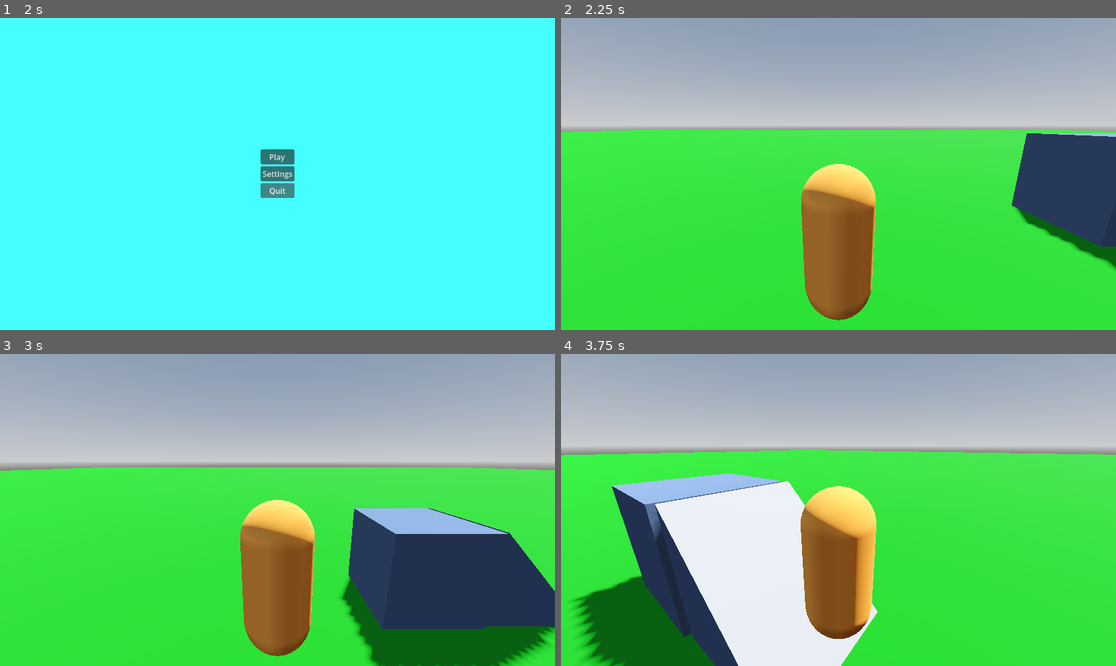
Above: before the commit, frames 1-4 (two rows, left to right).
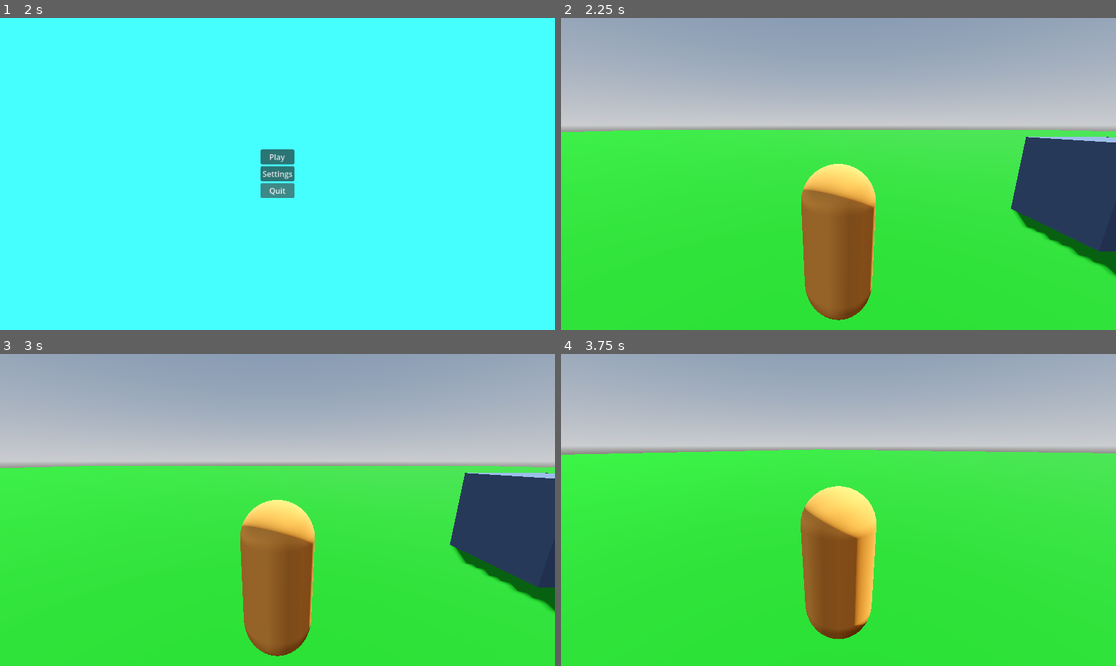
Above: after the commit, the same moments.

Repository: Raidiniom/EscapeFromIserlohn
Game: Godot game, scene res://scenes/main_menu.tscn
The game is run twice, just before and just after one commit, with the same random seed, the same clock (stepped at 60 frames per second) and the same inputs.
Inputs (mouse positions are in pixels of both pictures, inside the frame that each line leads up to):
- Up to frame 1 (2 s): click "Settings" at 0.5 s; click "<- Back" at 1.25 s
- Up to frame 2 (2.25 s): click "Play" at 2 s
- Up to frame 3 (3 s): tap Enter at 2.75 s; move the mouse to (399, 494) at 2.77 s; hold D (right, bound only before the commit) from 2.78 s (still down); tap Space (jump, bound only before the commit) at 2.85 s; click (399, 494) at 2.92 s
- Up to frame 4 (3.75 s): tap Space (jump, bound only before the commit) at 3.02, 3.32, 3.6 s; move the mouse to (810, 510) at 3.52 s; release D (right, bound only before the commit) at 3.53 s; hold W (forward, bound only before the commit) from 3.53 s (still down)

Frame 1 is identical in both runs. In frame 2, 1.1% of the frame differs, in the area x 2-100%, y 35-83%; in frame 3, 19%; in frame 4, 22%, in the area x 0-100%, y 30-100%.

Commit message:
Arranging Files

Diff:
--- a/escape-from-iserlohn/project.godot
+++ b/escape-from-iserlohn/project.godot
@@ -19,28 +19,15 @@
 
 forward={
 "deadzone": 0.2,
-"events": [Object(InputEventKey,"resource_local_to_scene":false,"resource_name":"","device":-1,"window_id":0,"alt_pressed":false,"shift_pressed":false,"ctrl_pressed":false,"meta_pressed":false,"pressed":false,"keycode":0,"physical_keycode":87,"key_label":0,"unicode":119,"location":0,"echo":false,"script":null)
-]
+"events": []
 }
 backward={
 "deadzone": 0.2,
-"events": [Object(InputEventKey,"resource_local_to_scene":false,"resource_name":"","device":-1,"window_id":0,"alt_pressed":false,"shift_pressed":false,"ctrl_pressed":false,"meta_pressed":false,"pressed":false,"keycode":0,"physical_keycode":83,"key_label":0,"unicode":115,"location":0,"echo":false,"script":null)
-]
+"events": []
 }
 left={
 "deadzone": 0.2,
-"events": [Object(InputEventKey,"resource_local_to_scene":false,"resource_name":"","device":-1,"window_id":0,"alt_pressed":false,"shift_pressed":false,"ctrl_pressed":false,"meta_pressed":false,"pressed":false,"keycode":0,"physical_keycode":65,"key_label":0,"unicode":97,"location":0,"echo":false,"script":null)
-]
-}
-right={
-"deadzone": 0.2,
-"events": [Object(InputEventKey,"resource_local_to_scene":false,"resource_name":"","device":-1,"window_id":0,"alt_pressed":false,"shift_pressed":false,"ctrl_pressed":false,"meta_pressed":false,"pressed":false,"keycode":0,"physical_keycode":68,"key_label":0,"unicode":100,"location":0,"echo":false,"script":null)
-]
-}
-jump={
-"deadzone": 0.2,
-"events": [Object(InputEventKey,"resource_local_to_scene":false,"resource_name":"","device":-1,"window_id":0,"alt_pressed":false,"shift_pressed":false,"ctrl_pressed":false,"meta_pressed":false,"pressed":false,"keycode":0,"physical_keycode":32,"key_label":0,"unicode":32,"location":0,"echo":false,"script":null)
-]
+"events": []
 }
 
 [physics]
--- a/escape-from-iserlohn/scenes/game_world.tscn
+++ b/escape-from-iserlohn/scenes/game_world.tscn
@@ -1,8 +1,8 @@
 [gd_scene format=3 uid="uid://b1o2q7o108fkd"]
 
 [ext_resource type="PackedScene" uid="uid://b6l3a7h03hcb8" path="res://modules/play_test.tscn" id="1_0biqy"]
-[ext_resource type="PackedScene" uid="uid://b3kuvv7ydew7k" path="res://scenes/ramp_terrain.tscn" id="2_ywgp6"]
-[ext_resource type="PackedScene" uid="uid://xi1jo71gbwii" path="res://scenes/box_terrain.tscn" id="3_0vfqx"]
+[ext_resource type="PackedScene" uid="uid://b3kuvv7ydew7k" path="res://modules/ramp_terrain.tscn" id="2_ywgp6"]
+[ext_resource type="PackedScene" uid="uid://xi1jo71gbwii" path="res://modules/box_terrain.tscn" id="3_0vfqx"]
 [ext_resource type="PackedScene" uid="uid://bs72ogkvdd7d6" path="res://addons/proto_controller/proto_controller.tscn" id="4_0vfqx"]
 
 [sub_resource type="ProceduralSkyMaterial" id="ProceduralSkyMaterial_e0x2k"]
--- a/escape-from-iserlohn/scenes/main_menu.tscn
+++ b/escape-from-iserlohn/scenes/main_menu.tscn
@@ -1,8 +1,8 @@
 [gd_scene format=3 uid="uid://cpff52w6lwabv"]
 
-[ext_resource type="Script" uid="uid://bsixthyteat3p" path="res://scenes/scripts/main_menu.gd" id="1_l6cm7"]
+[ext_resource type="Script" path="res://scenes/scripts/main_menu.gd" id="1_l6cm7"]
 
-[node name="Control" type="Control" unique_id=171636684]
+[node name="Control2" type="Control" unique_id=171636684]
 layout_mode = 3
 anchors_preset = 15
 anchor_right = 1.0
--- a/escape-from-iserlohn/scenes/settings.tscn
+++ b/escape-from-iserlohn/scenes/settings.tscn
@@ -1,6 +1,6 @@
 [gd_scene format=3 uid="uid://bbkyb4dhdfacd"]
 
-[ext_resource type="Script" uid="uid://bojme8cugmal6" path="res://scenes/settings.gd" id="1_5p8wc"]
+[ext_resource type="Script" uid="uid://bojme8cugmal6" path="res://scenes/scripts/settings.gd" id="1_5p8wc"]
 
 [node name="Control" type="Control" unique_id=618800622]
 layout_mode = 3
Renamed: escape-from-iserlohn/scenes/box_terrain.tscn -> escape-from-iserlohn/modules/box_terrain.tscn
Renamed: escape-from-iserlohn/scenes/ramp_terrain.tscn -> escape-from-iserlohn/modules/ramp_terrain.tscn
Renamed: escape-from-iserlohn/scenes/settings.gd -> escape-from-iserlohn/scenes/scripts/settings.gd
Renamed: escape-from-iserlohn/scenes/settings.gd.uid -> escape-from-iserlohn/scenes/scripts/settings.gd.uid
